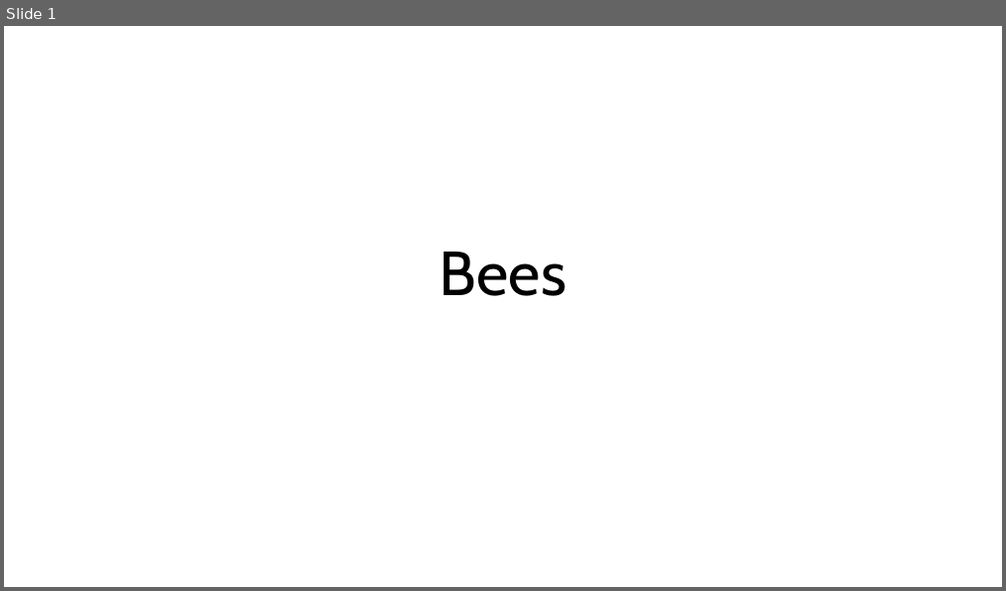
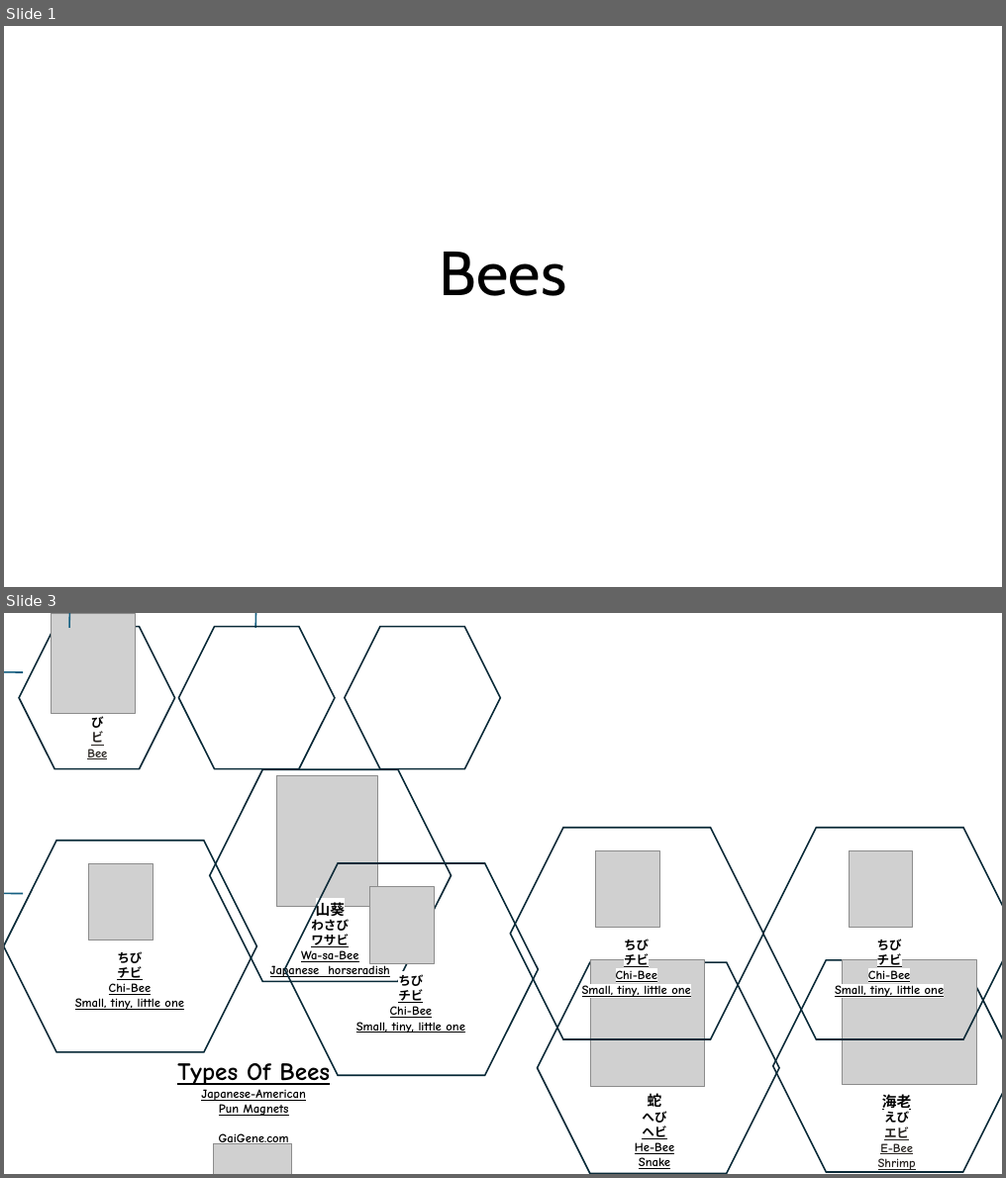
Before and after one commit to gaigenecom/docs, a slide deck: BeePackaging.pptx. Shown one above the other, each under a label of ours: slide 1 before the commit, slides 1 and 3 after it; the slides between them are not shown. The pictures are 1006x591 and 1006x1178 pixels, drawn with LibreOffice and Linux fonts; fonts in the diff are those of the drawing; grey boxes stand for pictures. Boxes give left, top, right and bottom in pixels: in the first picture for what was removed or moved away, otherwise in the second. Text is boxed around its words. In the diff, an @@ line names an element or a change of style, - is before the commit and + after.

```diff
--- a/BeePackaging.pptx
+++ b/BeePackaging.pptx
@@ slide 3 added at (4, 613, 1002, 1174), background #FFFFFF @@
@@ hexagon added at (19, 627, 174, 769), outline #092A39 1.5 pt @@
@@ picture added at (52, 613, 135, 713) @@
@@ line added from (69, 628) to (70, 613), #156082 1.5 pt @@
@@ hexagon added at (178, 627, 334, 769), outline #092A39 1.5 pt @@
@@ line added from (255, 628) to (257, 613), #156082 1.5 pt @@
@@ hexagon added at (345, 627, 500, 769), outline #092A39 1.5 pt @@
@@ line added from (23, 672) to (4, 672), #156082 1.5 pt @@
@@ text added at (87, 716, 107, 760), 12 pt, text #272320, bold, underline @@
+び
+ビ
+Bee
@@ hexagon added at (210, 769, 450, 981), outline #092A39 1.5 pt @@
@@ picture added at (276, 776, 377, 907) @@
@@ hexagon added at (4, 841, 256, 1053), outline #092A39 1.5 pt @@
@@ hexagon added at (510, 828, 763, 1040), outline #092A39 1.5 pt @@
@@ hexagon added at (763, 828, 1002, 1040), outline #092A39 1.5 pt @@
@@ picture added at (89, 863, 153, 940) @@
@@ hexagon added at (285, 863, 538, 1075), outline #092A39 1.5 pt @@
@@ picture added at (596, 851, 660, 928) @@
@@ picture added at (848, 851, 913, 928) @@
@@ line added from (23, 894) to (4, 893), #156082 1.5 pt @@
@@ text added at (270, 900, 389, 979), 12 pt, text #000000, bold, underline @@
+山葵
+わさび
+ワサビ
+Wa-sa-Bee
+Japanese horseradish
@@ picture added at (370, 887, 435, 963) @@
@@ text added at (582, 939, 691, 999), 12 pt, text #000000, bold, underline @@
+ちび
+チビ
+Chi-Bee
+Small, tiny, little one
@@ text added at (835, 939, 944, 999), 12 pt, text #000000, bold, underline @@
+ちび
+チビ
+Chi-Bee
+Small, tiny, little one
@@ text added at (75, 952, 184, 1010), 12 pt, text #000000, bold, underline @@
+ちび
+チビ
+Chi-Bee
+Small, tiny, little one
@@ hexagon added at (537, 962, 779, 1173), outline #092A39 1.5 pt @@
@@ picture added at (591, 959, 705, 1087) @@
@@ hexagon added at (773, 960, 1002, 1172), outline #092A39 1.5 pt @@
@@ picture added at (843, 960, 977, 1084) @@
@@ text added at (356, 974, 465, 1034), 12 pt, text #000000, bold, underline @@
+ちび
+チビ
+Chi-Bee
+Small, tiny, little one
@@ text added at (177, 1059, 330, 1145), 12 pt, text #000000, bold, underline @@
+Types Of Bees
+Japanese-American
+Pun Magnets
+GaiGene.com
@@ text added at (635, 1093, 674, 1169), 12 pt, text #000000, bold, underline @@
+蛇
+へび
+ヘビ
+He-Bee
+Snake
@@ text added at (878, 1094, 916, 1172), 12 pt, text #272320, bold, underline @@
+海老
+えび
+エビ
+E-Bee
+Shrimp
@@ picture added at (214, 1144, 292, 1174) @@
```
Also in this commit, not shown: 1 slide changed, 3 other slides added.
